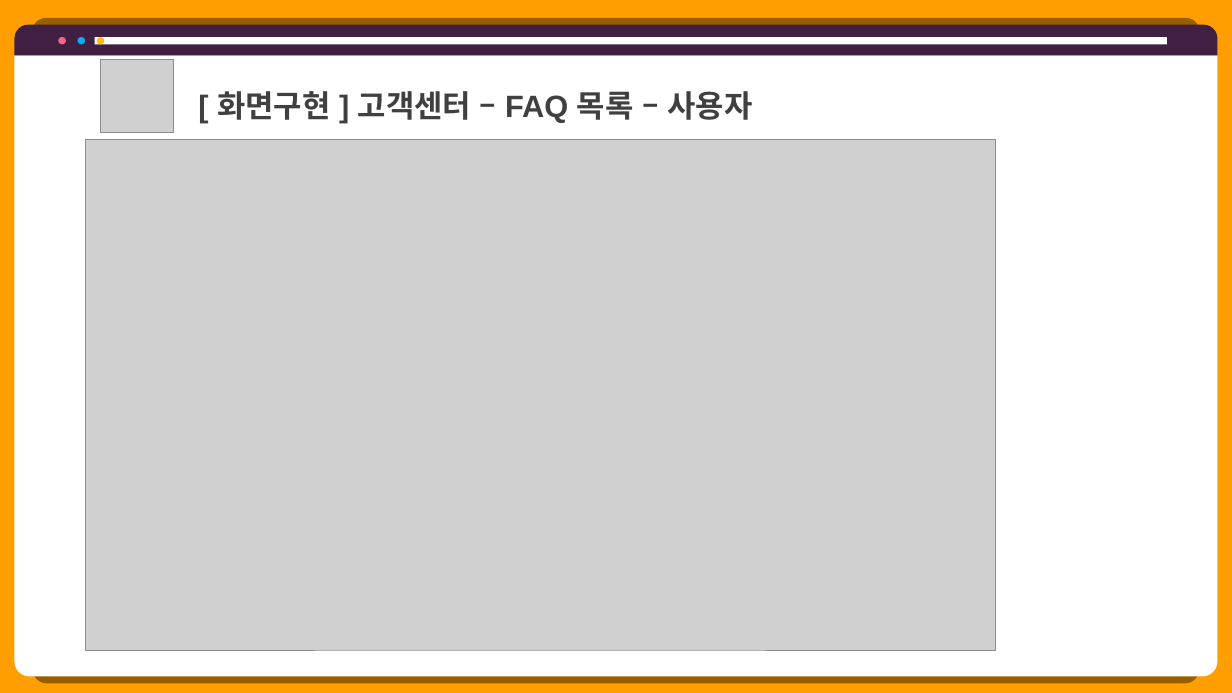
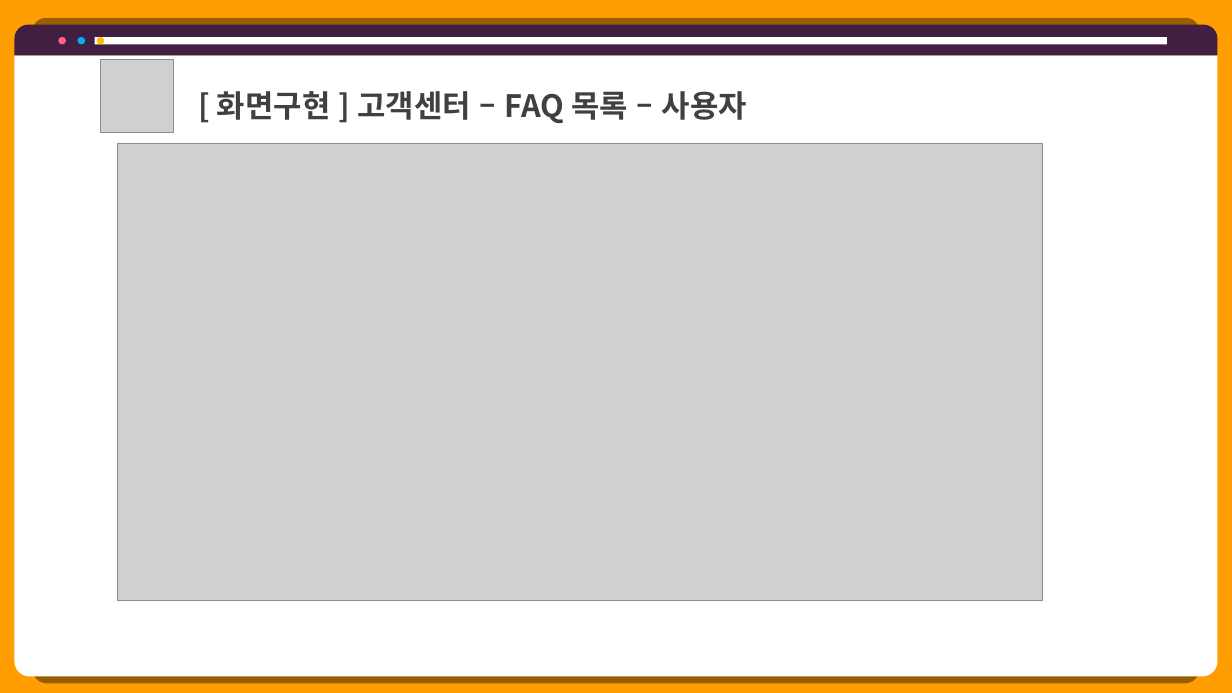
Before and after one commit to hhsw07/ezen-academy-projects, a slide deck: slide 9 of 0 발표용 파워포인트/project06 - 파워포인트 종합 - 송우.pptx (slide 8 before the commit). Drawn at 1232x693 pixels with LibreOffice and Linux fonts; fonts in the diff are those of the drawing; grey boxes stand for pictures. Boxes give left, top, right and bottom in pixels: in the first picture for what was removed or moved away, otherwise in the second. Text is boxed around its words. In the diff, an @@ line names an element or a change of style, - is before the commit and + after.

```diff
--- a/0 발표용 파워포인트/project06 - 파워포인트 종합 - 송우.pptx
+++ b/0 발표용 파워포인트/project06 - 파워포인트 종합 - 송우.pptx
@@ text "[ 화면구현 ] 고객센터 – ..." at <box>217,91,747,123</box>: font Arial to Noto Sans CJK KR @@
@@ picture: place and size @@
-picture at <box>85,140,996,650</box>
+picture at <box>117,143,1043,601</box>
```
Also in this commit, not shown: 12 other slides changed, 5 slides added, 12 other files.
